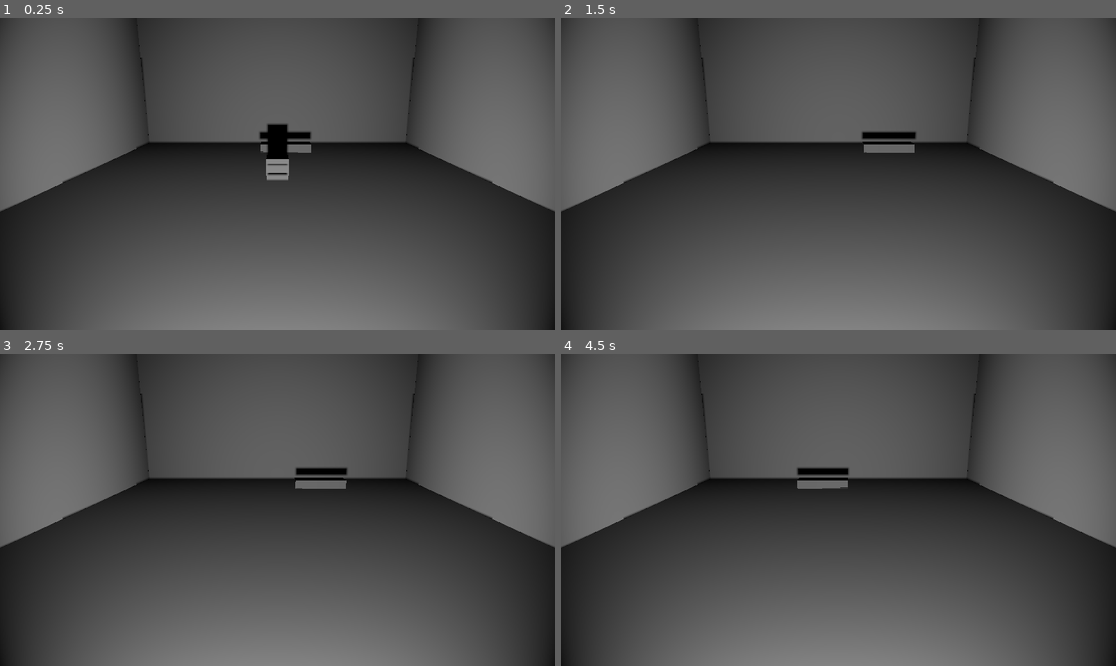
Above: before the commit, frames 1-4 (two rows, left to right).
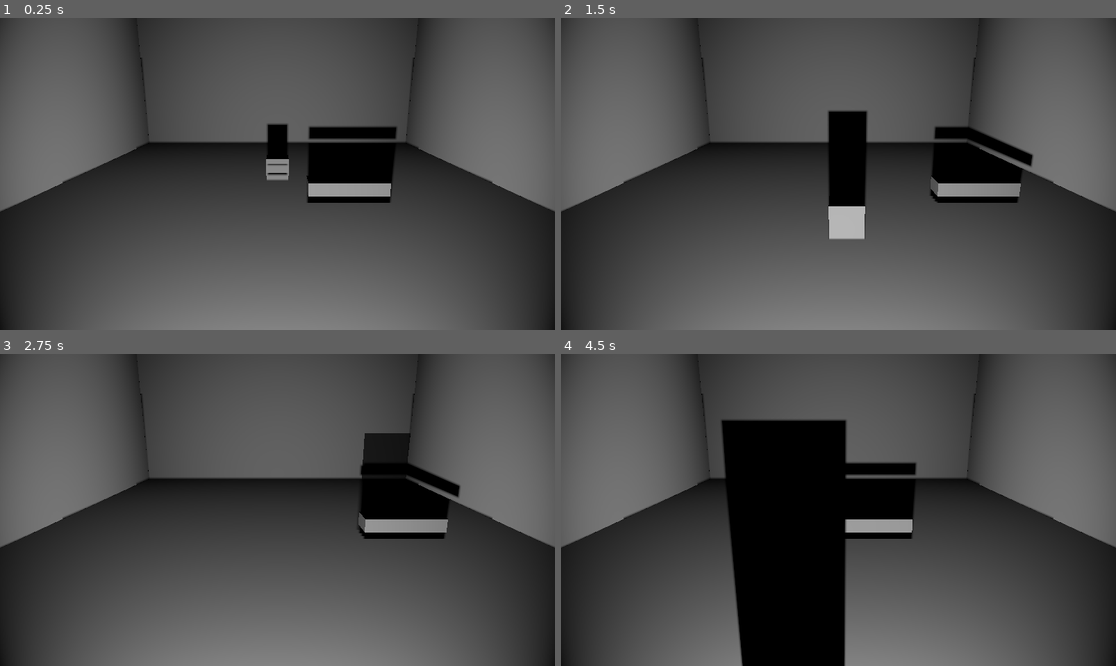
Above: after the commit, the same moments.

Repository: connorheyz/shadow-play
Game: Godot game, scene res://main_scene.tscn
Same seed, same stepped clock (60 frames per second), same inputs: the game is played once before the commit and once after it.
Inputs:
- Up to frame 1 (0.25 s): no input
- Up to frame 2 (1.5 s): hold D (move_right) 0.53-1.28 s; tap E (switch_mode) at 0.6, 1.35 s; tap Space (jump) at 0.77 s; hold S (move_down) from 1.28 s (still down)
- Up to frame 3 (2.75 s): tap Space (jump) at 1.52 s; release S (move_down) at 2.03 s; hold D (move_right) from 2.03 s (still down); tap E (switch_mode) at 2.1 s
- Up to frame 4 (4.5 s): release D (move_right) at 2.78 s; hold W (move_up) 2.78-3.53 s; tap E (switch_mode) at 2.85, 3.6, 4.35 s; tap Space (jump) at 3.02, 3.77 s; hold A (move_left) from 3.53 s (still down)

The runs differ from the first frame. In frame 1, 3.6% of the frame differs, in the area x 46-72%, y 34-60%; in frame 2, 6.3%; in frame 3, 4.6%; in frame 4, 18%, in the area x 28-65%, y 21-100%.
Error before the commit: Invalid call. Nonexistent function 'test_offset' in base 'Nil'. (res://player_shadow.gd:21)

Commit message:
main scene changed

Diff:
--- a/main_scene.tscn
+++ b/main_scene.tscn
@@ -1,10 +1,11 @@
-[gd_scene load_steps=12 format=3 uid="uid://namueyp5546f"]
+[gd_scene load_steps=13 format=3 uid="uid://namueyp5546f"]
 
 [ext_resource type="Script" path="res://main.gd" id="1_abaqb"]
 [ext_resource type="Script" path="res://player.gd" id="2_jprr2"]
 [ext_resource type="Script" path="res://moving_platform.gd" id="3_djc8d"]
 [ext_resource type="Script" path="res://player_shadow.gd" id="4_lm0bd"]
 [ext_resource type="Texture2D" uid="uid://dj780f5vh17g8" path="res://shadow.png" id="5_6spin"]
+[ext_resource type="PackedScene" uid="uid://cadhsnp0cue1c" path="res://shadow_collider.tscn" id="6_23ysp"]
 
 [sub_resource type="BoxMesh" id="BoxMesh_1"]
 
@@ -19,11 +20,13 @@
 
 [sub_resource type="BoxShape3D" id="BoxShape3D_x2b6q"]
 
-[node name="Main" type="Node3D" node_paths=PackedStringArray("spotlight", "player", "player_shadow")]
+[node name="Main" type="Node3D" node_paths=PackedStringArray("spotlight", "player", "player_shadow", "player_sprite", "shadow_collider")]
 script = ExtResource("1_abaqb")
 spotlight = NodePath("Spotlight")
 player = NodePath("Player3D")
 player_shadow = NodePath("PlayerShadow")
+player_sprite = NodePath("PlayerShadow/Sprite3D")
+shadow_collider = NodePath("PlayerShadow/ShadowCollider")
 
 [node name="Camera3D" type="Camera3D" parent="."]
 transform = Transform3D(1, 0, 0, 0, 0.965016, 0.262189, 0, -0.262189, 0.965016, 0, 4.76258, 15)
@@ -76,7 +79,7 @@
 [node name="CollisionShape3D" type="CollisionShape3D" parent="Stage/Floor"]
 shape = SubResource("BoxShape3D_1")
 
-[node name="Player3D" type="CharacterBody3D" parent="." groups=["Projectable"]]
+[node name="Player3D" type="CharacterBody3D" parent="." groups=["Player"]]
 transform = Transform3D(1, 0, 0, 0, 1, 0, 0, 0, 1, 0, 1, 0)
 script = ExtResource("2_jprr2")
 
@@ -87,7 +90,8 @@
 shape = SubResource("BoxShape3D_1")
 
 [node name="MovingPlatform" type="CharacterBody3D" parent="." groups=["Projectable"]]
-transform = Transform3D(3, 0, 0, 0, 0.5, 0, 0, 0, 1, 0, 1, -5)
+transform = Transform3D(3, 0, 0, 0, 0.5, 0, 0, 0, 1, 2.13519, 1, 2.85772)
+collision_layer = 5
 script = ExtResource("3_djc8d")
 
 [node name="MeshInstance3D" type="MeshInstance3D" parent="MovingPlatform"]
@@ -107,16 +111,22 @@
 spot_range = 30.0
 spot_angle_attenuation = 0.5
 
-[node name="PlayerShadow" type="CharacterBody3D" parent="."]
+[node name="PlayerShadow" type="CharacterBody3D" parent="." node_paths=PackedStringArray("shadow_collider")]
 transform = Transform3D(1, 0, 0, 0, 1, 0, 0, 0, 1, -100, 2.233, 4.502)
 collision_mask = 2
 script = ExtResource("4_lm0bd")
+shadow_collider = NodePath("ShadowCollider")
 
 [node name="CollisionShape3D" type="CollisionShape3D" parent="PlayerShadow"]
 shape = SubResource("BoxShape3D_x2b6q")
+disabled = true
 
 [node name="Sprite3D" type="Sprite3D" parent="PlayerShadow"]
 transform = Transform3D(1, 0, 0, 0, 1, 0, 0, 0, 1, 0, 0, 0.01)
 modulate = Color(1, 1, 1, 0.717647)
 pixel_size = 0.1
 texture = ExtResource("5_6spin")
+
+[node name="ShadowCollider" parent="PlayerShadow" node_paths=PackedStringArray("spotlights") instance=ExtResource("6_23ysp")]
+spotlights = [NodePath("../../Spotlight")]
+vertices = Array[Vector3]([Vector3(-1, 1, 0), Vector3(1, -1, 0), Vector3(1, 1, 0), Vector3(-1, -1, 0)])
